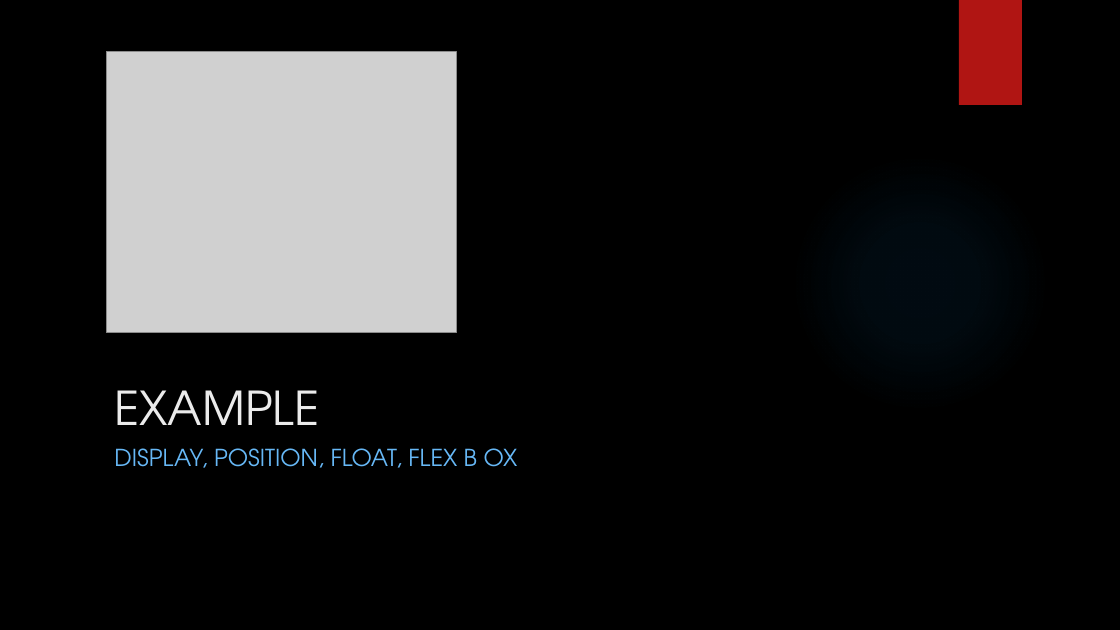
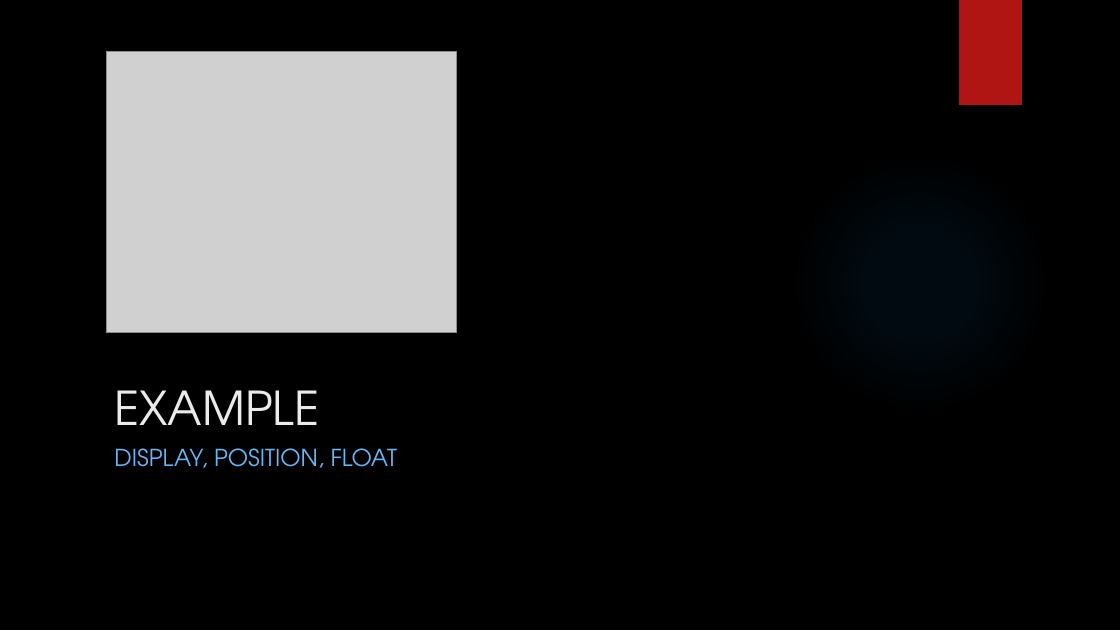
Before and after one commit to LogolsLLC/Logols-May2018, a slide deck: slide 18 of Slides/09_CSS_TrainingPlan.pptx. Drawn at 1120x630 pixels with LibreOffice and Linux fonts; fonts in the diff are those of the drawing; grey boxes stand for pictures; background and template pictures are left out. Boxes give left, top, right and bottom in pixels: in the first picture for what was removed or moved away, otherwise in the second. Text is boxed around its words. In the diff, an @@ line names an element or a change of style, - is before the commit and + after.

```diff
--- a/Slides/09_CSS_TrainingPlan.pptx
+++ b/Slides/09_CSS_TrainingPlan.pptx
@@ text at <box>114,448,397,468</box>: text changed @@
-DISPLAY, POSITION, FLOAT, FLEX B OX
+DISPLAY, POSITION, FLOAT
```
Also in this commit, not shown: 2 other slides changed, 1 slide added, 7 other files.
